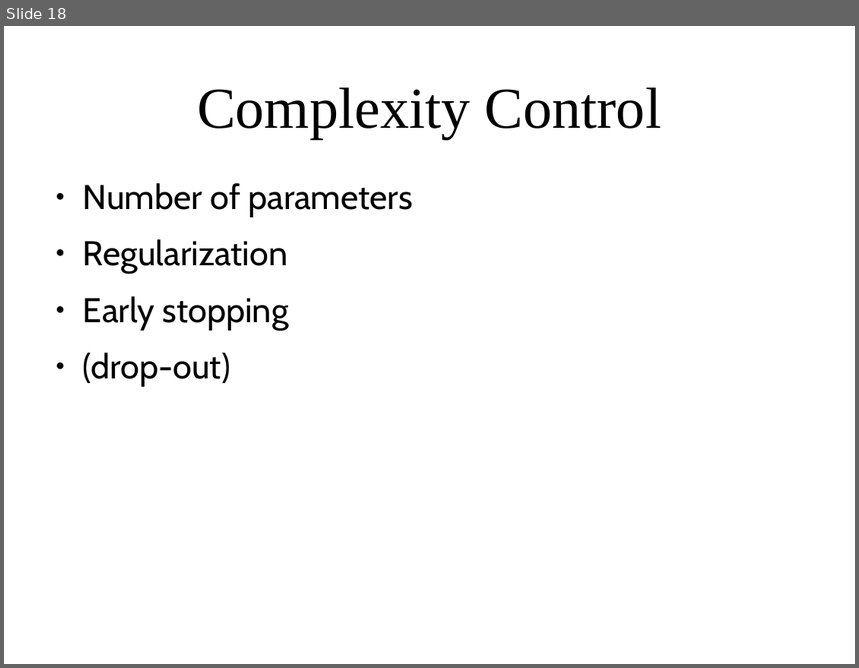
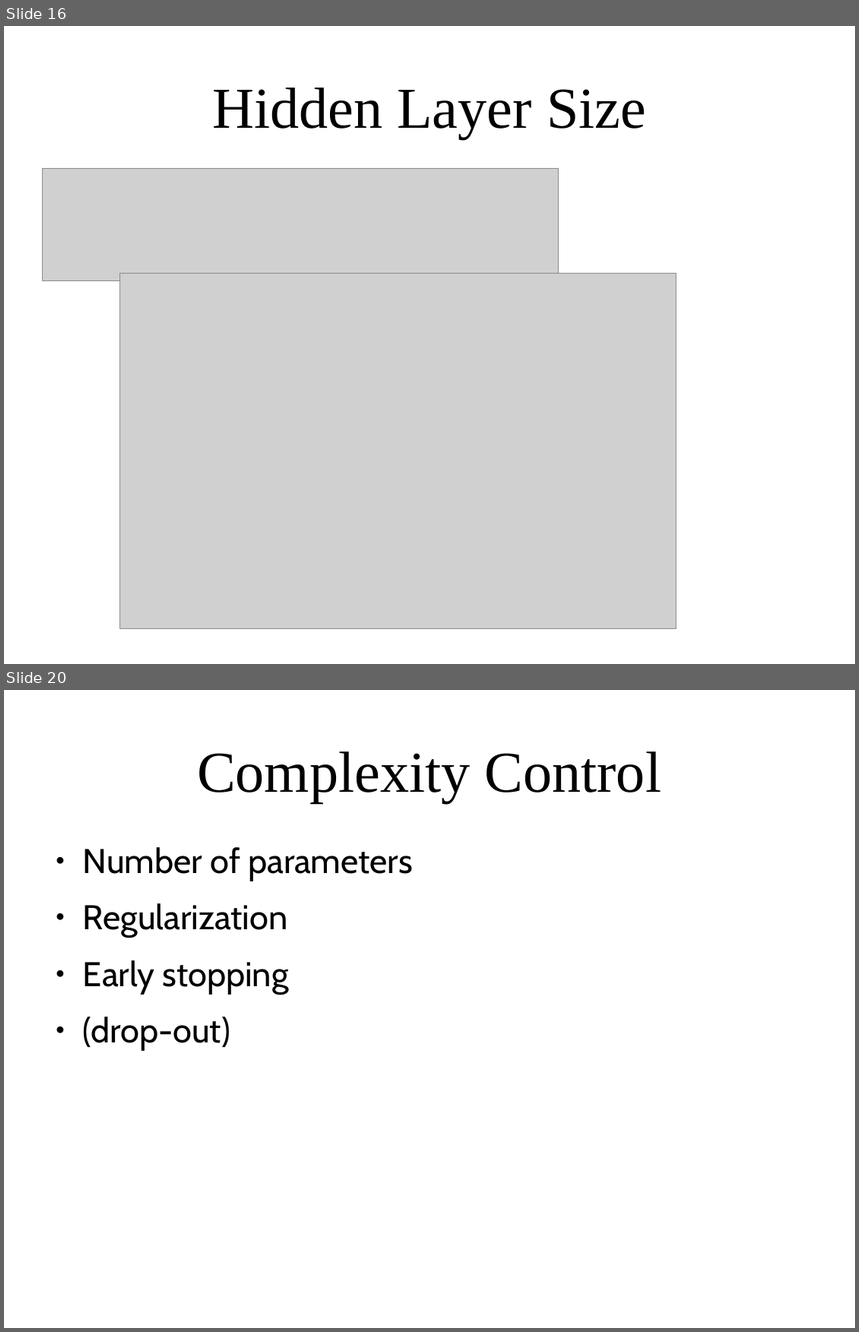
Before and after one commit to amueller/applied_ml_spring_2017, a slide deck: slides/aml-22-041217.odp. Shown one above the other, each under a label of ours: slide 18 before the commit, slides 16 and 20 after it; the slides between them are not shown. The pictures are 859x668 and 859x1332 pixels, drawn with LibreOffice and Linux fonts; fonts in the diff are those of the drawing; grey boxes stand for pictures. Boxes give left, top, right and bottom in pixels: in the first picture for what was removed or moved away, otherwise in the second. Text is boxed around its words. In the diff, an @@ line names an element or a change of style, - is before the commit and + after.

```diff
--- a/slides/aml-22-041217.odp
+++ b/slides/aml-22-041217.odp
@@ slide 16 added at [4,26,855,664], background #FFFFFF @@
@@ title added at [212,88,646,138], 54 pt, text #000000 @@
+Hidden Layer Size
@@ picture added at [43,168,559,281] @@
@@ picture added at [120,273,676,629] @@
@@ what was slide 18 is now slide 20 @@
```
Also in this commit, not shown: 6 slides changed, 4 other slides added, 1 slide removed, 1 other file.
